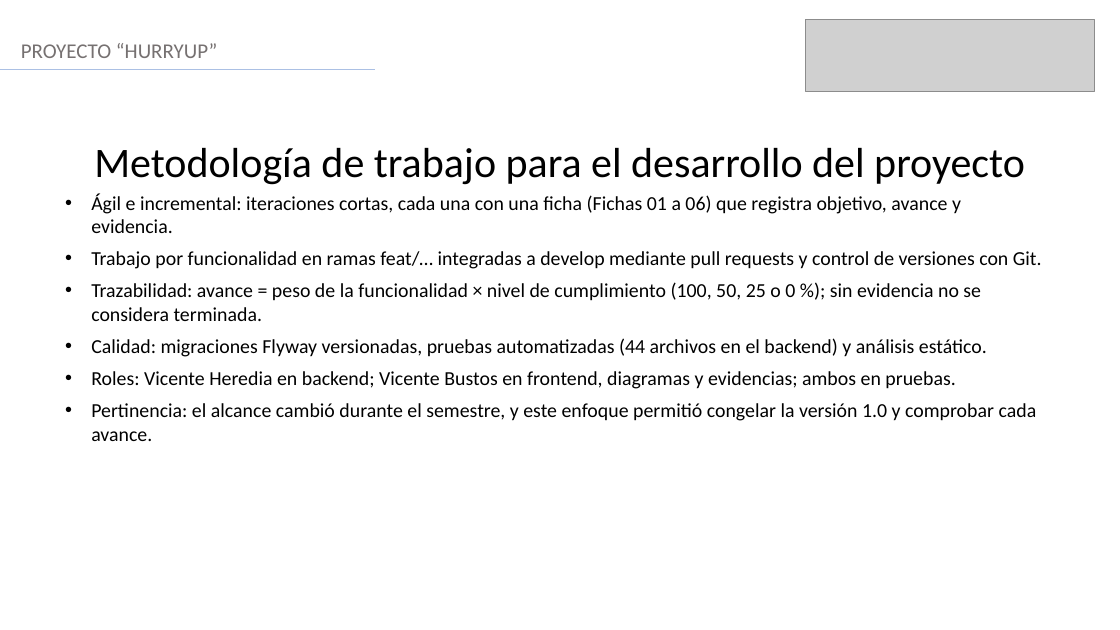
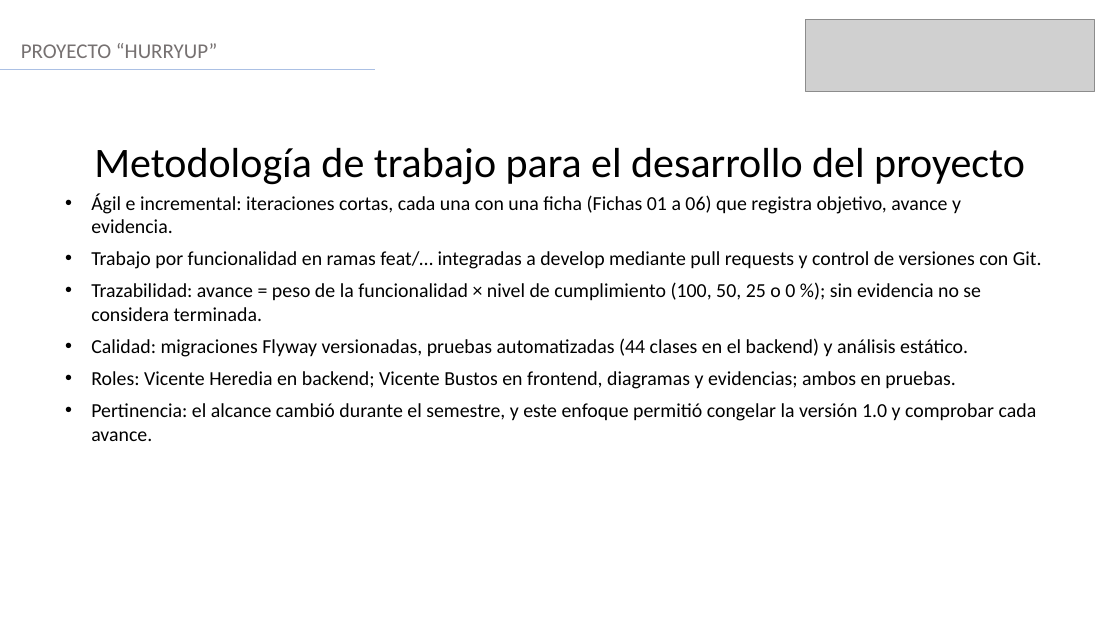
Before and after one commit to Vichobustosss/2026_2_BUSTOS-HEREDIA_CASPTONE_002D_GRUPO_006, a slide deck: slide 6 of Fase 2/Evidencias Proyecto/Presentación Proyecto.pptx. Drawn at 1120x630 pixels with LibreOffice and Linux fonts; fonts in the diff are those of the drawing; grey boxes stand for pictures. Boxes give left, top, right and bottom in pixels: in the first picture for what was removed or moved away, otherwise in the second. Text is boxed around its words. In the diff, an @@ line names an element or a change of style, - is before the commit and + after.

```diff
--- a/Fase 2/Evidencias Proyecto/Presentación Proyecto.pptx
+++ b/Fase 2/Evidencias Proyecto/Presentación Proyecto.pptx
@@ text at (91,338,968,357): text changed @@
-• Calidad: migraciones Flyway versionadas, pruebas automatizadas (44 archivos en el backend) y análisis estático.
+• Calidad: migraciones Flyway versionadas, pruebas automatizadas (44 clases en el backend) y análisis estático.
```
Also in this commit, not shown: 1 other slide changed, 17 other files.
